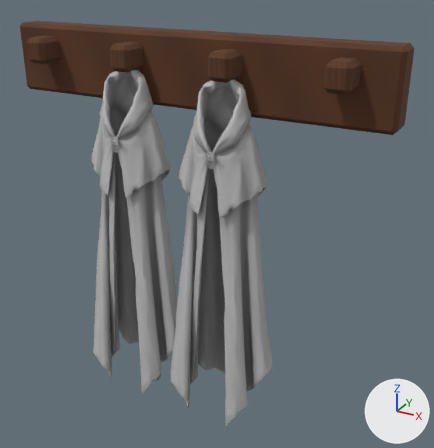
The glTF model src/game/models/castle/props/vestibule-cloak-rail.glb as it was, and as the next commit left it.
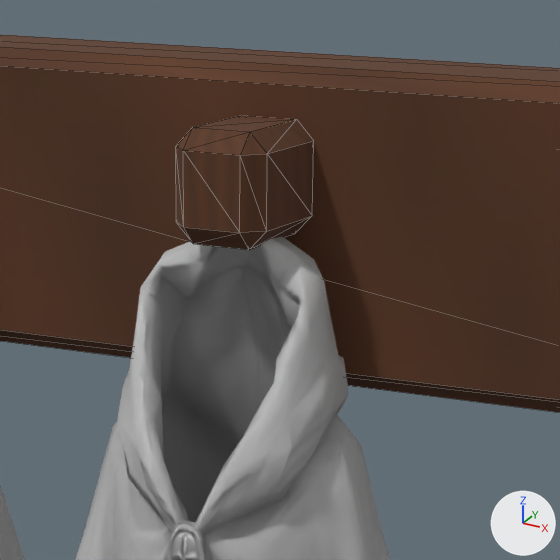
The first picture shows the older version from a 50 mm camera at (0.637, -1.018, 0.927) aimed at (0.069, 0.015, 0.41). The close-ups show the older and then the newer version on the part from 38% to 70% of the width and 4% to 36% of the height of that picture. Only the edits that show in the close-ups are written down. Every picture has the same lights, and +X, +Y and +Z are marked at lower right. The close-ups show mesh edges as thin lines. Vertices at exactly the same position are counted once.

In view in the first close-up: 'Cloak A', 'Cloak B', 'Rail wood and pegs'.
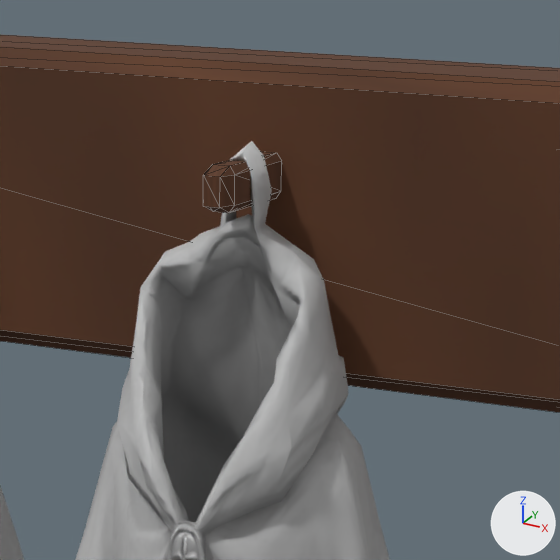
What differs and where, as boxes (x1, y1, x2, y2) in the close-ups (560 x 560 px; the box of a moved part takes in the faces that stretch with it):
part 1 of me_cube_001, moved or reshaped: before (176, 115, 314, 250); after (203, 151, 282, 213)

What changed in the scene script:
```text
Change me_cube_001:
    where me_cube_001.from_pydata(...)  # 120 vertices, 220 faces; spans x -0.425..0.425, y -0.087..0.032, z -0.073..0.073
    used by ob_rail_wood_and_pegs; location = (0.0, 0.026, 0.727)
    me_cube_001 part 1: the loose piece of 24 vertices spanning x 0.087..0.133, y -0.087..-0.023, z -0.002..0.05 is scaled about its middle by (0.3, 1, 0.4)
```
